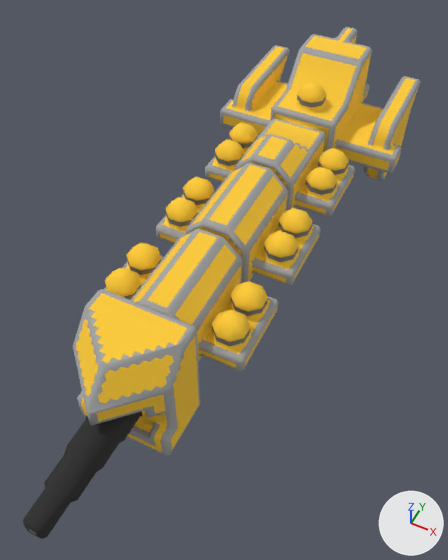
An edit to the OBJ model src/jsMain/resources/meshes/mechyrdia-5-nova-roma-class.obj, drawn before and after from the same camera.
The view is the same before and after, from a camera (50 mm lens) standing at (32.0, -68.3, 4.3) and looking at (1.0, -6.2, -73.2). Every picture has the same lights, and +X, +Y and +Z are marked at lower right. Where no turn or scale is listed for an object, it has been applied to the vertices.

Before the edit, the objects in view are built like this:
```python
me_mechyrdia_5_nova_roma_class = bpy.data.meshes.new('mechyrdia-5-nova-roma-class')
me_mechyrdia_5_nova_roma_class.from_pydata(...)  # 3147 vertices, 5901 faces; spans x -18.5..18.5, y -54.5..54.5, z -79.3..-56.3
me_mechyrdia_5_nova_roma_class.materials.append(mat_mechyrdia_5_nova_roma_class)  # picture img_mechyrdia_5_nova_roma_class_diff_png
ob_mechyrdia_5_nova_roma_class = bpy.data.objects.new('mechyrdia-5-nova-roma-class', me_mechyrdia_5_nova_roma_class)
ob_mechyrdia_5_nova_roma_class.location = (0.0, 0.0, 0.0)
```
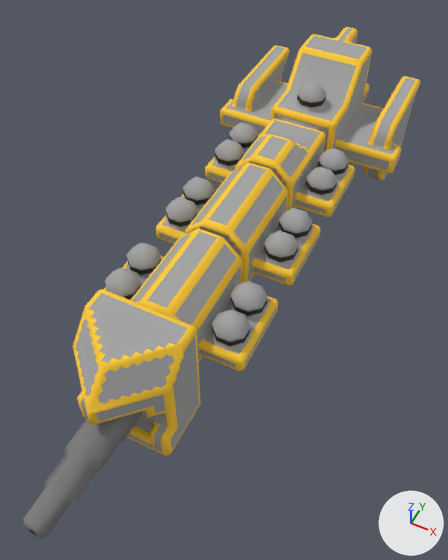
The newer file is also turned or shifted as a whole; pictures and numbers use the older file's frame.

Changed parts and their boxes [x1, y1, x2, y2] in the pictures (448 x 560 px; the box of a moved part takes in the faces that stretch with it):
part 1 of me_mechyrdia_5_nova_roma_class, moved or reshaped
    before: [80, 61, 394, 386]
    after: [85, 69, 361, 395]
part 2 of me_mechyrdia_5_nova_roma_class, surface changed
    both: [23, 27, 421, 538]

Diff of the bpy script that builds the scene:
```diff
--- a/src/jsMain/resources/meshes/mechyrdia-5-nova-roma-class.obj.py
+++ b/src/jsMain/resources/meshes/mechyrdia-5-nova-roma-class.obj.py
@@ me_mechyrdia_5_nova_roma_class @@
 # used by ob_mechyrdia_5_nova_roma_class; location = (0.0, 0.0, 0.0)
-me_mechyrdia_5_nova_roma_class.from_pydata(...)  # 3147 vertices, 5901 faces; spans x -18.5..18.5, y -54.5..54.5, z -79.3..-56.3
+me_mechyrdia_5_nova_roma_class.from_pydata(...)  # 3133 vertices, 5886 faces; spans x -18.5..18.5, y -54.5..54.5, z -79.3..-56.3
+# me_mechyrdia_5_nova_roma_class part 1: 6 vertices moved within x -10.0..11.0, y -22.0..20.5, z -64.9..-63.8; 27 vertices removed from x -16.0..16.0, y -32.8..50.5, z -77.9..-58.3; 13 vertices added at x -7.0..13.0, y -35.0..51.0, z -75.3..-58.4
+# me_mechyrdia_5_nova_roma_class part 2: 5166 kept faces spanning x -18.5..18.5, y -54.5..54.5, z -79.3..-56.3 get new texture (UV) coordinates
 me_mechyrdia_5_nova_roma_class.materials.append(mat_mechyrdia_5_nova_roma_class)
```
